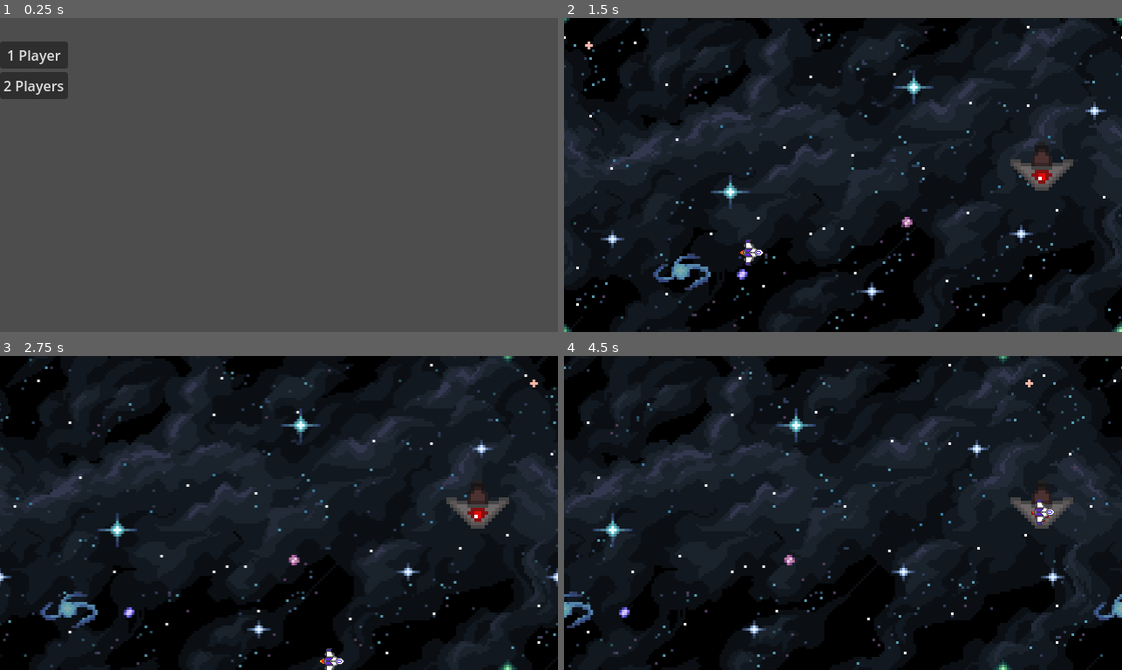
Above: before the commit, frames 1-4 (two rows, left to right).
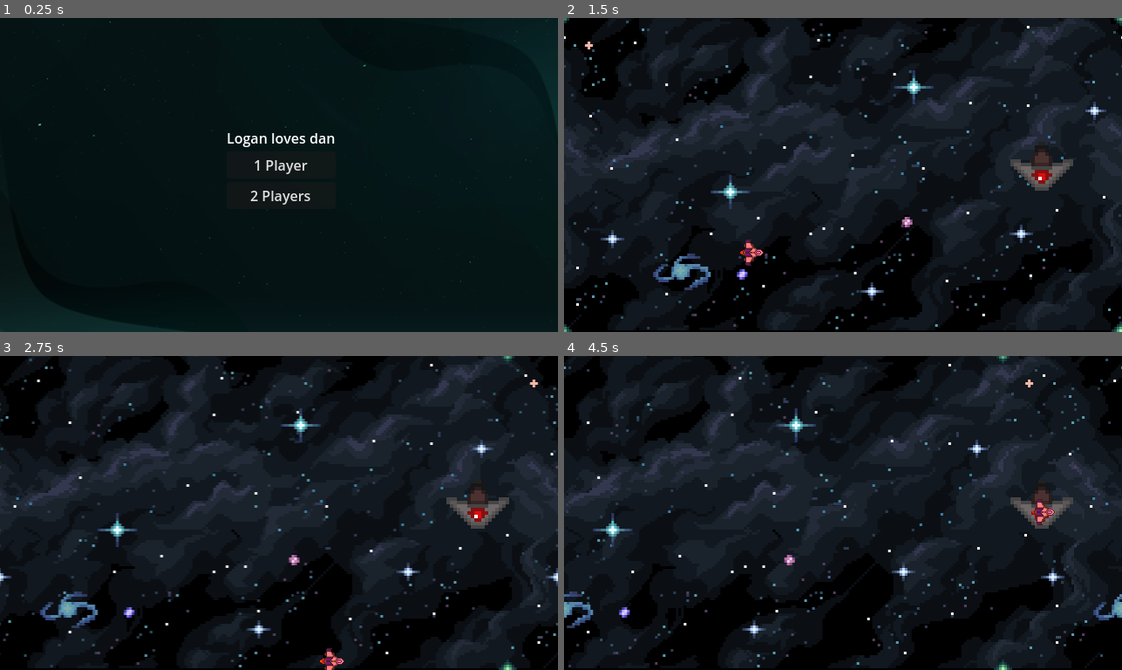
Above: after the commit, the same moments.

Repository: IsThisShadow/DogeFire-Duo
Game: Godot game, scene res://MainMenu.tscn
The game is run twice, just before and just after one commit, with the same random seed, the same clock (stepped at 60 frames per second) and the same inputs.
Inputs:
- Up to frame 1 (0.25 s): no input
- Up to frame 2 (1.5 s): click "1 Player" at 0.5 s; hold D (p1_right) from 1.28 s (still down); tap H (p1_a) at 1.35 s
- Up to frame 3 (2.75 s): release D (p1_right) at 2.03 s; hold S (p1_down) from 2.03 s (still down); tap Y (p1_b) at 2.1 s
- Up to frame 4 (4.5 s): release S (p1_down) at 2.78 s; hold D (p1_right) 2.78-3.53 s; tap U (p1_l1) at 2.85 s; hold W (p1_up) 3.53-4.28 s; tap J (p1_l2) at 3.6 s; hold A (p1_left) from 4.28 s (still down); tap I (p1_r1) at 4.35 s

The runs differ from the first frame. In frame 1, 100% of the frame differs, in the area x 0-100%, y 0-100%; in frame 2, 1.2%; in frame 3, 1.1%; in frame 4, 1.2%.

Commit message:
ui improvements

Diff:
--- a/MainMenu.tscn
+++ b/MainMenu.tscn
@@ -1,6 +1,7 @@
-[gd_scene load_steps=2 format=3 uid="uid://c77fuy3p65uft"]
+[gd_scene load_steps=3 format=3 uid="uid://c77fuy3p65uft"]
 
 [ext_resource type="Script" uid="uid://ta5xejup4ed4" path="res://main_menu.gd" id="1_i26rj"]
+[ext_resource type="Texture2D" uid="uid://dxn4l4heoaqpa" path="res://Assets/1. Free Hologram Interface Wenrexa/Card X3/Card X5.png" id="2_eiy7p"]
 
 [node name="Control" type="Control"]
 layout_mode = 3
@@ -13,16 +14,24 @@
 
 [node name="Background" type="TextureRect" parent="."]
 layout_mode = 0
-offset_right = 40.0
-offset_bottom = 40.0
+offset_left = -26.0
+offset_top = -26.0
+offset_right = 678.0
+offset_bottom = 386.0
+texture = ExtResource("2_eiy7p")
 
 [node name="VBoxContainer" type="VBoxContainer" parent="."]
 layout_mode = 0
-offset_right = 40.0
-offset_bottom = 40.0
+offset_left = 260.0
+offset_top = 126.0
+offset_right = 385.0
+offset_bottom = 203.0
+alignment = 1
 
 [node name="TitleLabel" type="Label" parent="VBoxContainer"]
 layout_mode = 2
+text = "Logan loves dan"
+horizontal_alignment = 1
 
 [node name="OnePlayerButton" type="Button" parent="VBoxContainer"]
 layout_mode = 2
--- a/characterBody_P1.gd
+++ b/characterBody_P1.gd
@@ -32,6 +32,8 @@
 var revive_progress := 0.0
 var is_invincible := false
 
+func _ready():
+	$Sprite_p1.modulate = Color(1.2, 0.5, 0.5)
 func _physics_process(delta: float) -> void:
 	if is_dead:
 		if $ReviveZone.monitoring:
--- a/characterBody_P2.gd
+++ b/characterBody_P2.gd
@@ -34,6 +34,11 @@
 var is_invincible := false
 var revive_time_limit := 10
 var revive_timer := 0.0
+
+#different color to indicate difference between the two players
+func _ready():
+	$Sprite_p2.modulate = Color(0.6, 0.6, 1.2)
+
 
 func _physics_process(delta: float) -> void:
 	if is_dead:
--- a/project.godot
+++ b/project.godot
@@ -19,6 +19,7 @@
 
 window/size/viewport_width=640
 window/size/viewport_height=360
+window/size/mode=3
 window/size/initial_position=Vector2i(320, 180)
 window/size/resizable=false
 window/size/borderless=true
--- a/scripts/PlayerScripts/Levels/main.gd
+++ b/scripts/PlayerScripts/Levels/main.gd
@@ -10,8 +10,26 @@
 	print(">> Scene loaded, 2P mode is:", is_two_player_mode)
 
 	if is_two_player_mode:
-		print(">> Showing Player 2")
-		$CharacterBodyP2.show()
+		print(">> Enabling Player 2")
+		$CharacterBodyP2.visible = true
+		$CharacterBodyP2.set_process(true)
+		$CharacterBodyP2.set_physics_process(true)
+		$CharacterBodyP2.set_process_input(true)
+		$CharacterBodyP2.set_process_unhandled_input(true)
+		_set_collision_polygons_enabled($CharacterBodyP2, true)
 	else:
-		print(">> Hiding Player 2")
-		$CharacterBodyP2.hide()
+		print(">> Disabling Player 2")
+		$CharacterBodyP2.visible = false
+		$CharacterBodyP2.set_process(false)
+		$CharacterBodyP2.set_physics_process(false)
+		$CharacterBodyP2.set_process_input(false)
+		$CharacterBodyP2.set_process_unhandled_input(false)
+		_set_collision_polygons_enabled($CharacterBodyP2, false)
+
+# 🔁 Recursively enable/disable all CollisionPolygon2D nodes
+func _set_collision_polygons_enabled(node: Node, enabled: bool):
+	for child in node.get_children():
+		if child is CollisionPolygon2D:
+			child.disabled = not enabled
+		elif child.get_child_count() > 0:
+			_set_collision_polygons_enabled(child, enabled)
--- a/scripts/PlayerScripts/Levels/main.tscn
+++ b/scripts/PlayerScripts/Levels/main.tscn
@@ -38,6 +38,7 @@
 motion_mirroring = Vector2(640, 0)
 
 [node name="Sprite2D" type="Sprite2D" parent="ParallaxBackground/ParallaxLayer2"]
+position = Vector2(-2, -2)
 texture = ExtResource("3_o266y")
 centered = false
 
